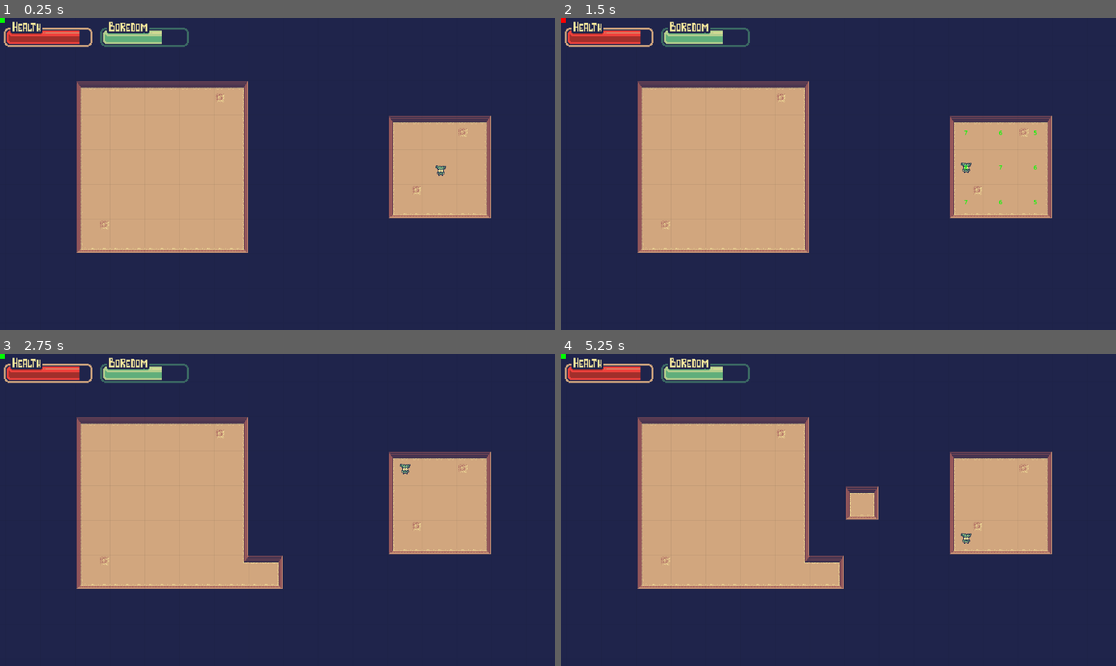
Above: before the commit, frames 1-4 (two rows, left to right).
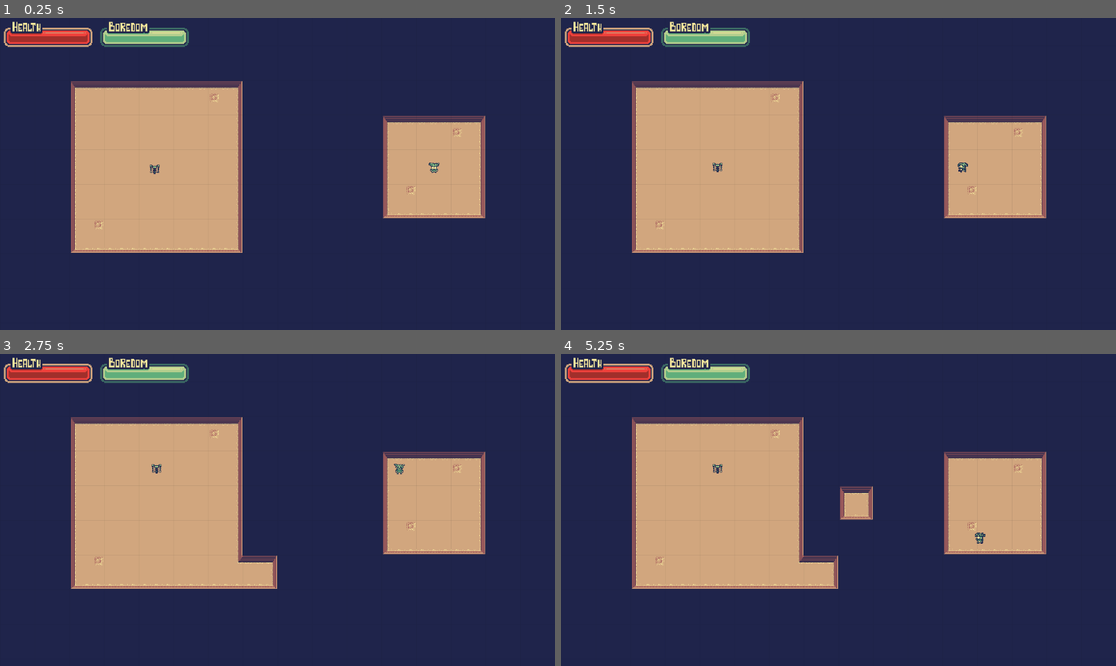
Above: after the commit, the same moments.

Repository: silversquirl/gmtk-2023
Game: Godot game, scene res://main_map.tscn
Two runs of this game, one before a commit and one after it. Both use one fixed random seed, a clock stepped at 60 frames per second and the inputs below.
Inputs (mouse positions are in pixels of both pictures, inside the frame that each line leads up to):
- Up to frame 1 (0.25 s): no input
- Up to frame 2 (1.5 s): tap Enter at 0.5 s; move the mouse to (960, 158) at 0.52 s; hold D 0.53-1.25 s; tap P at 0.6 s; click (960, 158) at 0.67 s; drag from (727, 189) to (810, 236) at 1.27 s
- Up to frame 3 (2.75 s): move the mouse to (333, 441) at 2.02 s; hold D from 2.03 s (still down); tap P at 2.1 s
- Up to frame 4 (5.25 s): release D at 2.75 s; tap Space at 2.75, 4.25 s; drag from (810, 572) to (672, 463) at 2.77 s; tap Enter at 3.5 s; move the mouse to (1005, 556) at 3.52 s; hold A 3.53-4.25 s; tap P at 3.6, 5.1 s; drag from (672, 463) to (755, 432) at 4.27 s; move the mouse to (866, 510) at 5.02 s; hold S from 5.03 s (still down); click (866, 510) at 5.17 s

The runs differ from the first frame. In frame 1, 3.8% of the frame differs, in the area x 0-89%, y 0-76%; in frame 2, 3.8%; in frame 3, 3.8%; in frame 4, 4.2%.

Commit message:
feat: implement player walk animations

Diff:
--- a/Player.gd
+++ b/Player.gd
@@ -1,15 +1,39 @@
 extends AnimatedSprite2D
 
 @onready var map: TileMap = $".."
+var direction := Vector2i(0, 1)
+var lerp := 0.0
 @onready var map_pos: Vector2i = map.local_to_map(position):
 	set(pos):
+		if pos == map_pos: return
+		direction = pos - map_pos
+		lerp = 1
 		map_pos = pos
-		position = map.map_to_local(map_pos)
 
 func _ready():
 	%AITimer.timeout.connect(ai_step)
 
-func _process(_dt):
+func _process(dt):
+	var offset := -lerp * Vector2(direction * map.tile_set.tile_size)
+	position = map.map_to_local(map_pos) + offset
+
+	scale.x = 1
+	match direction:
+		Vector2i(0, 1):
+			play("walk_down")
+		Vector2i(0, -1):
+			play("walk_up")
+		Vector2i(1, 0):
+			play("walk_left")
+			scale.x = -1
+		Vector2i(-1, 0):
+			play("walk_left")
+
+	if lerp > 0:
+		lerp = clampf(lerp - dt / %AITimer.wait_time, 0.0, 1.0)
+	else:
+		stop()
+
 	%EnemyGoals.add_goal(self, 8)
 
 	%PlayerGoals.finish()
--- a/main_map.tscn
+++ b/main_map.tscn
@@ -648,7 +648,7 @@
 script = ExtResource("7_5r48l")
 
 [node name="Bot" type="Sprite2D" parent="EditableMap"]
-position = Vector2(4820, 2213)
+position = Vector2(3704, 2128)
 texture = ExtResource("8_svhex")
 script = ExtResource("9_ipijd")
 
@@ -657,7 +657,7 @@
 seek = NodePath("../../EnemyGoals")
 
 [node name="Camera" type="Camera2D" parent="."]
-position = Vector2(3947, 2138)
+position = Vector2(3959, 2138)
 script = ExtResource("6_84vyh")
 
 [node name="PlayerGoals" type="Node" parent="."]
@@ -674,6 +674,7 @@
 script = ExtResource("2_s6sp2")
 
 [node name="PathfindingDebug" type="Node2D" parent="."]
+visible = false
 script = ExtResource("3_0eei7")
 
 [node name="HUD" type="CanvasLayer" parent="."]
@@ -686,7 +687,7 @@
 offset_right = 100.0
 offset_bottom = 44.0
 scale = Vector2(2, 2)
-value = 84.0
+value = 100.0
 texture_under = ExtResource("14_3xn04")
 texture_over = ExtResource("15_vmp60")
 texture_progress = ExtResource("16_5yy8o")
@@ -699,12 +700,13 @@
 offset_right = 300.0
 offset_bottom = 44.0
 scale = Vector2(2, 2)
-value = 69.0
+value = 100.0
 texture_under = ExtResource("17_0mikx")
 texture_over = ExtResource("18_c5j7p")
 texture_progress = ExtResource("19_icln6")
 
 [node name="DebugHUD" type="Node2D" parent="HUD"]
+visible = false
 script = ExtResource("14_osj2v")
 
 [node name="AITimer" type="Timer" parent="."]
